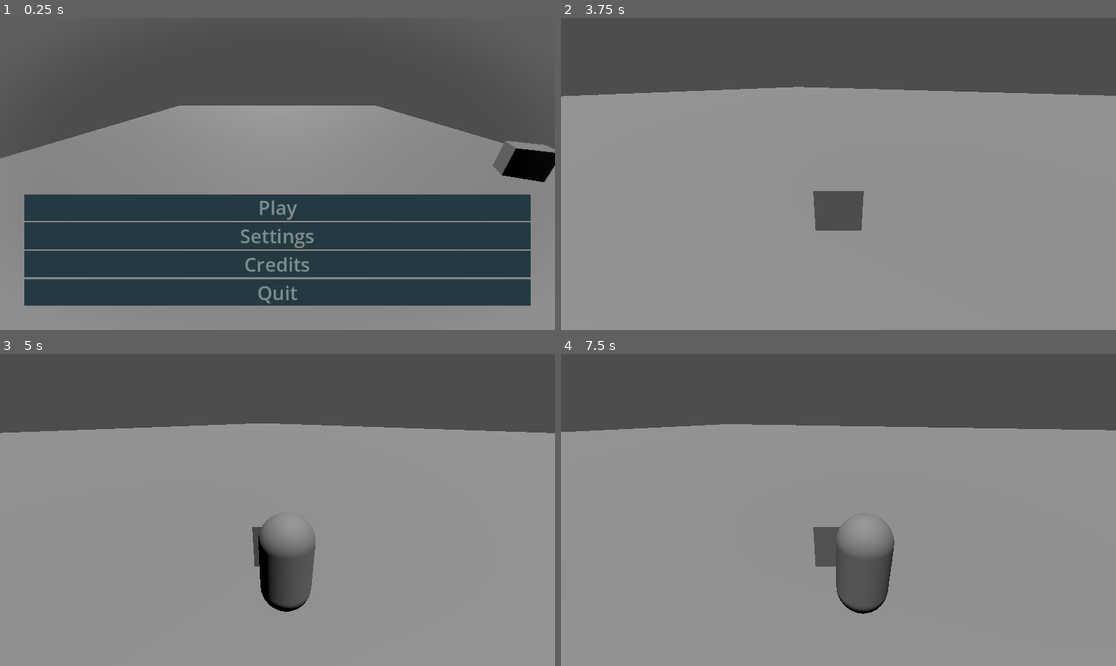
Above: before the commit, frames 1-4 (two rows, left to right).
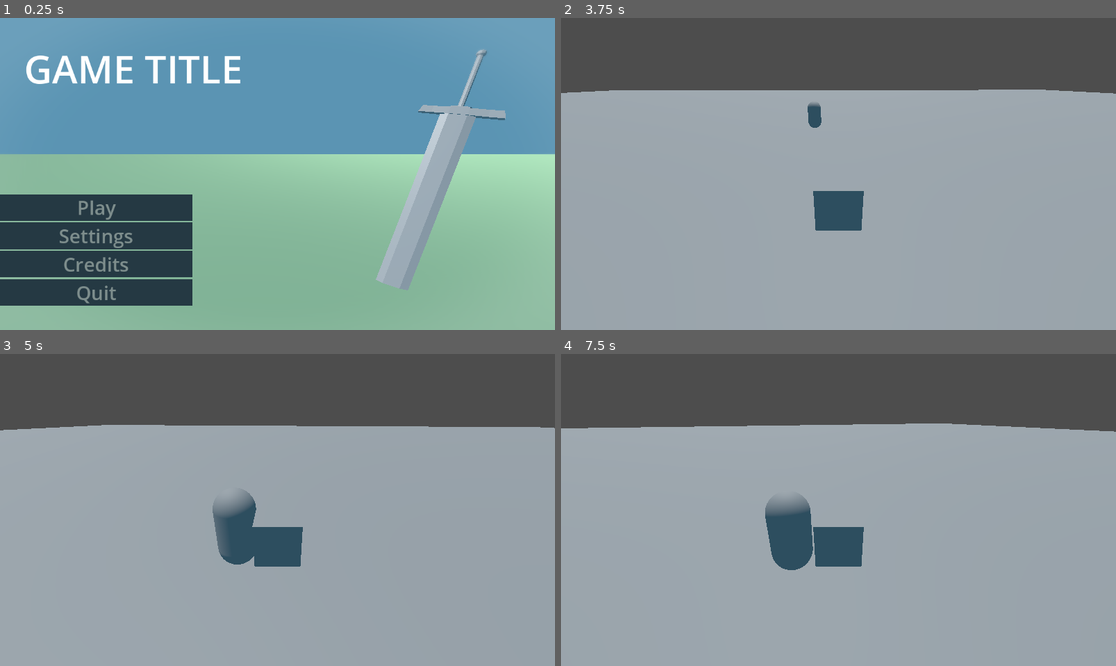
Above: after the commit, the same moments.

Repository: Tchetchouille/GMTK2024
Game: Godot game, scene res://scenes/jere_test_scene.tscn
Two runs of this game, one before a commit and one after it. Both use one fixed random seed, a clock stepped at 60 frames per second and the inputs below. This scene is started directly instead of the project's main scene.
Inputs (mouse positions are in pixels of both pictures, inside the frame that each line leads up to):
- Up to frame 1 (0.25 s): no input
- Up to frame 2 (3.75 s): click "Settings" at 0.5 s; click "Credits" at 1.25 s; click "Back" at 2 s; click "Play" at 2.75 s; move the mouse to (960, 158) at 3.52 s; hold D (move_right) from 3.53 s (still down); click (960, 158) at 3.6 s
- Up to frame 3 (5 s): move the mouse to (166, 525) at 4.27 s; release D (move_right) at 4.28 s; hold S (move_back) from 4.28 s (still down); click (166, 525) at 4.35 s
- Up to frame 4 (7.5 s): move the mouse to (894, 441) at 5.02 s; release S (move_back) at 5.03 s; hold D (move_right) 5.03-5.78 s; click (894, 441) at 5.1 s; move the mouse to (810, 572) at 5.77 s; hold W (move_forward) 5.78-6.53 s; click (810, 572) at 5.85 s; move the mouse to (1005, 556) at 6.52 s; hold A (move_left) from 6.53 s (still down); click (1005, 556) at 6.6 s; move the mouse to (672, 463) at 7.27 s; click (672, 463) at 7.35 s

The runs differ from the first frame. In frame 1, 90% of the frame differs, in the area x 0-100%, y 0-100%; in frame 2, 77%; in frame 3, 48%; in frame 4, 77%.
Error in both runs: Invalid call. Nonexistent function 'pick_up' in base 'Nil'. (res://scripts/character_body_3d.gd:64)

Commit message:
Main menu tweaks.

Diff:
--- a/scenes/UI/Menus/main_menu.tscn
+++ b/scenes/UI/Menus/main_menu.tscn
@@ -13,6 +13,9 @@
 shader_parameter/blur_amount = 1.0
 shader_parameter/blur_inner = 0.6
 shader_parameter/blur_outer = 0.66
+
+[sub_resource type="Theme" id="Theme_1qur5"]
+Label/font_sizes/font_size = 80
 
 [node name="MainMenu" type="Control"]
 layout_mode = 3
@@ -33,34 +36,40 @@
 grow_horizontal = 2
 grow_vertical = 2
 
-[node name="MarginContainer" type="MarginContainer" parent="."]
+[node name="TitleMargin" type="MarginContainer" parent="."]
+layout_mode = 0
+theme = SubResource("Theme_1qur5")
+theme_override_constants/margin_left = 50
+theme_override_constants/margin_top = 50
+
+[node name="Label" type="Label" parent="TitleMargin"]
+layout_mode = 2
+text = "GAME TITLE"
+
+[node name="MenuMargin" type="MarginContainer" parent="."]
 layout_mode = 1
-anchors_preset = 12
+anchors_preset = 2
 anchor_top = 1.0
-anchor_right = 1.0
 anchor_bottom = 1.0
-offset_top = -292.0
-grow_horizontal = 2
+offset_top = -232.0
+offset_right = 400.0
 grow_vertical = 0
-theme_override_constants/margin_left = 50
-theme_override_constants/margin_top = 10
-theme_override_constants/margin_right = 50
 theme_override_constants/margin_bottom = 50
 
-[node name="VBoxContainer" type="VBoxContainer" parent="MarginContainer"]
+[node name="VBoxContainer" type="VBoxContainer" parent="MenuMargin"]
 layout_mode = 2
 
-[node name="PlayButton" type="Button" parent="MarginContainer/VBoxContainer"]
+[node name="PlayButton" type="Button" parent="MenuMargin/VBoxContainer"]
 layout_mode = 2
 text = "Play"
 
-[node name="SettingsButton" parent="MarginContainer/VBoxContainer" instance=ExtResource("2_ofhes")]
+[node name="SettingsButton" parent="MenuMargin/VBoxContainer" instance=ExtResource("2_ofhes")]
 layout_mode = 2
 
-[node name="CreditsButton" parent="MarginContainer/VBoxContainer" instance=ExtResource("4_8hv2g")]
+[node name="CreditsButton" parent="MenuMargin/VBoxContainer" instance=ExtResource("4_8hv2g")]
 layout_mode = 2
 
-[node name="QuitButton" parent="MarginContainer/VBoxContainer" instance=ExtResource("3_eyqqu")]
+[node name="QuitButton" parent="MenuMargin/VBoxContainer" instance=ExtResource("3_eyqqu")]
 layout_mode = 2
 
-[connection signal="pressed" from="MarginContainer/VBoxContainer/PlayButton" to="." method="_on_play_button_pressed"]
+[connection signal="pressed" from="MenuMargin/VBoxContainer/PlayButton" to="." method="_on_play_button_pressed"]
--- a/scenes/jere_test_scene.tscn
+++ b/scenes/jere_test_scene.tscn
@@ -1,9 +1,27 @@
-[gd_scene load_steps=4 format=3 uid="uid://baohwh2gcg8kf"]
+[gd_scene load_steps=10 format=3 uid="uid://baohwh2gcg8kf"]
 
 [ext_resource type="PackedScene" uid="uid://bamqbdjk5ka5y" path="res://scenes/UI/Menus/main_menu.tscn" id="1_376a7"]
 [ext_resource type="PackedScene" uid="uid://dth5dyuvfj4gl" path="res://scenes/UI/general_ui.tscn" id="2_0phh2"]
+[ext_resource type="PackedScene" uid="uid://bxcrjhm2d573d" path="res://models/PROP_Sword.fbx" id="3_khkrq"]
 
-[sub_resource type="BoxMesh" id="BoxMesh_x1wuq"]
+[sub_resource type="CanvasTexture" id="CanvasTexture_ulaid"]
+
+[sub_resource type="PanoramaSkyMaterial" id="PanoramaSkyMaterial_elnul"]
+panorama = SubResource("CanvasTexture_ulaid")
+
+[sub_resource type="Sky" id="Sky_icps1"]
+sky_material = SubResource("PanoramaSkyMaterial_elnul")
+
+[sub_resource type="Environment" id="Environment_soui2"]
+background_mode = 1
+background_color = Color(0.356689, 0.581317, 0.703055, 1)
+sky = SubResource("Sky_icps1")
+
+[sub_resource type="StandardMaterial3D" id="StandardMaterial3D_c1b12"]
+albedo_color = Color(0.537255, 0.686275, 0.537255, 1)
+
+[sub_resource type="PlaneMesh" id="PlaneMesh_rxl8c"]
+material = SubResource("StandardMaterial3D_c1b12")
 
 [node name="JereTestScene" type="Node"]
 
@@ -13,22 +31,23 @@
 
 [node name="MerdierDeTest" type="Node3D" parent="."]
 
-[node name="Cube" type="StaticBody3D" parent="MerdierDeTest"]
-transform = Transform3D(0.860306, 0, -0.509777, 0, 1, 0, 0.509777, 0, 0.860306, 7.34857, 0, -3.19711)
-
-[node name="MeshInstance3D" type="MeshInstance3D" parent="MerdierDeTest/Cube"]
-transform = Transform3D(1, 0, 0, 0, 1, 0, 0, 0, 1, 0.918729, 0, -0.544395)
-mesh = SubResource("BoxMesh_x1wuq")
+[node name="WorldEnvironment" type="WorldEnvironment" parent="MerdierDeTest"]
+environment = SubResource("Environment_soui2")
 
 [node name="Camera3D" type="Camera3D" parent="MerdierDeTest"]
-transform = Transform3D(1, 0, 0, 0, 0.901855, 0.432039, 0, -0.432039, 0.901855, 0, 2.59274, 3.27965)
+transform = Transform3D(1, 0, 0, 0, 0.995026, 0.0996155, 0, -0.0996155, 0.995026, -0.183559, 0.180569, 0.286421)
 
 [node name="DirectionalLight3D" type="DirectionalLight3D" parent="MerdierDeTest"]
-transform = Transform3D(1, 0, 0, 0, -0.6959, 0.718139, 0, -0.718139, -0.6959, 0, 0, 0)
+transform = Transform3D(-0.181583, -0.7062, -0.684331, -3.34559e-08, -0.6959, 0.718139, -0.983375, 0.130402, 0.126364, 0, 0, 0)
 
-[node name="Cube2" type="StaticBody3D" parent="MerdierDeTest"]
-transform = Transform3D(23.0657, 0, 0, 0, 0.373762, 0, 0, 0, 43.246, 0, -0.663527, 0)
+[node name="Floor" type="Node3D" parent="MerdierDeTest"]
+transform = Transform3D(100, 0, 0, 0, 100, 0, 0, 0, 100, 0, 0, 0)
 
-[node name="MeshInstance3D" type="MeshInstance3D" parent="MerdierDeTest/Cube2"]
-mesh = SubResource("BoxMesh_x1wuq")
-skeleton = NodePath("../../Cube2")
+[node name="MeshInstance3D" type="MeshInstance3D" parent="MerdierDeTest/Floor"]
+mesh = SubResource("PlaneMesh_rxl8c")
+
+[node name="Sword" type="Node3D" parent="MerdierDeTest"]
+transform = Transform3D(0.509659, 0.287174, -0.811036, -0.0338994, 0.948623, 0.314588, 0.859708, -0.132839, 0.493209, -0.07559, 0, 0)
+
+[node name="PROP_Sword" parent="MerdierDeTest/Sword" instance=ExtResource("3_khkrq")]
+transform = Transform3D(0.929123, 0.0863936, 0.359537, -0.0879065, 0.996055, -0.0121737, -0.35917, -0.0202946, 0.933052, 0.0436879, 0.010512, -0.0295718)
Not shown: 1 places in scenes/UI/Menus/main_menu.tscn that only renumber resources
